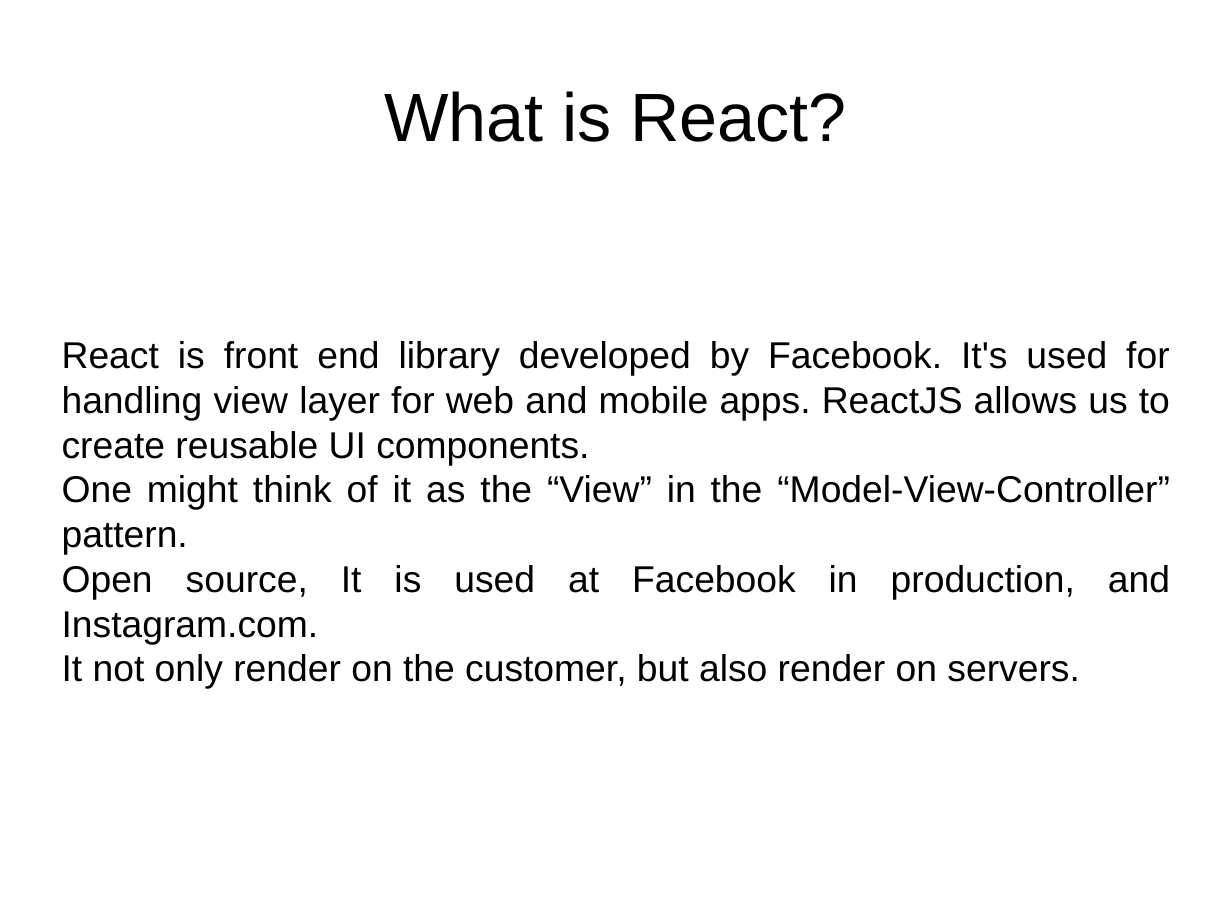
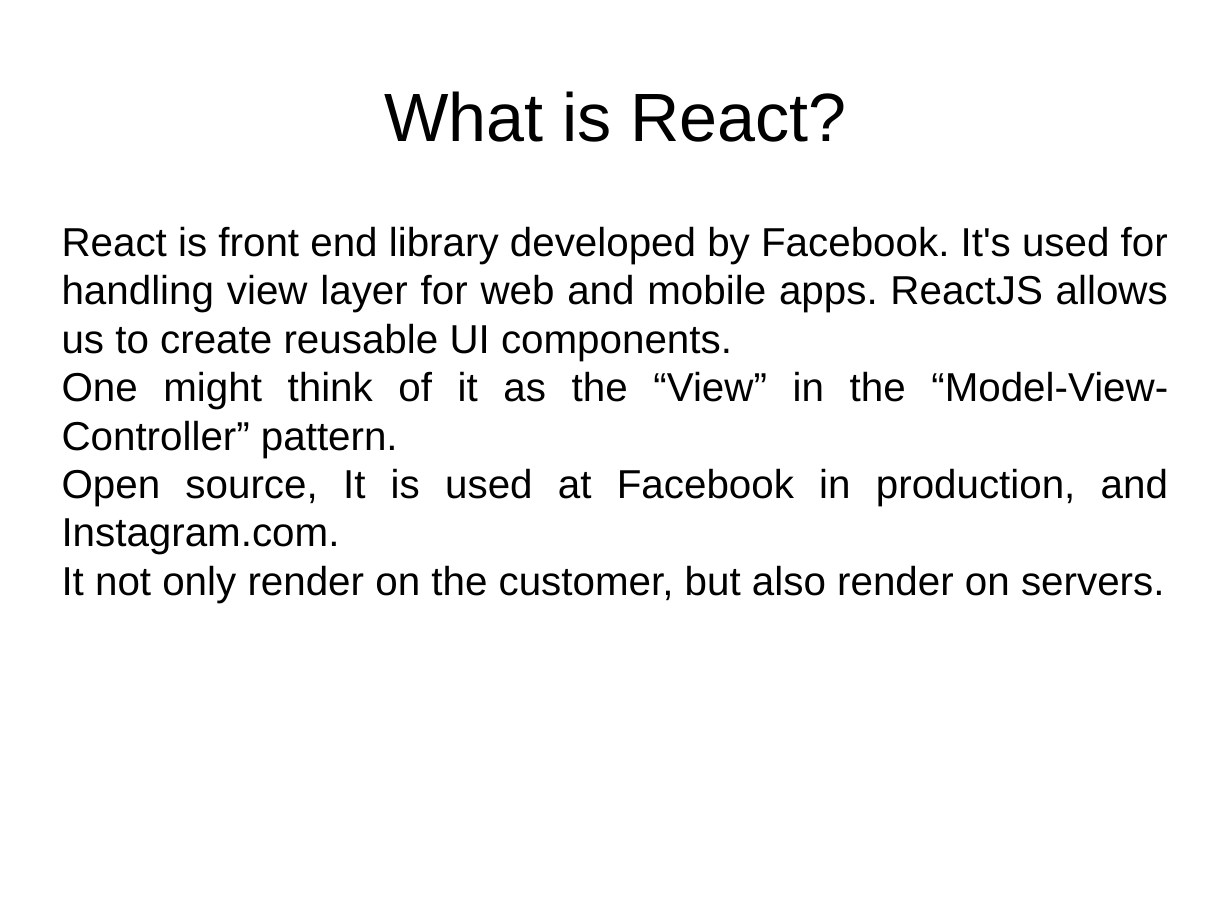
Before and after one commit to lnvtphu/MUsers, a slide deck: slide 2 of document/react.pptx. Drawn at 1232x924 pixels with LibreOffice and Linux fonts; fonts in the diff are those of the drawing. Boxes give left, top, right and bottom in pixels: in the first picture for what was removed or moved away, otherwise in the second. Text is boxed around its words. In the diff, an @@ line names an element or a change of style, - is before the commit and + after.

```diff
--- a/document/react.pptx
+++ b/document/react.pptx
@@ text "React is front end library ..." at (x1=62, y1=226, x2=1168, y2=603): size 24 to 26 pt; vertical alignment middle to top @@
```
Also in this commit, not shown: 7 other slides changed, 7 other files.
